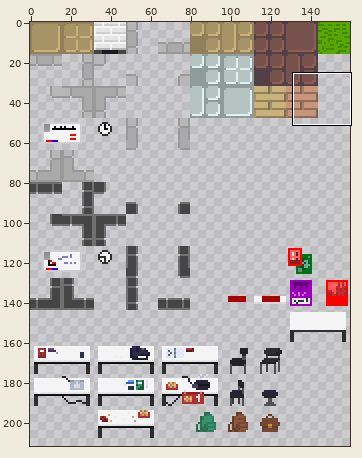
One commit to this sprite sheet: Art/Neu/Tile-sheet-Seminarraum.png. Above, an overview of the earlier version with the close-up marked.
Close-up. Earlier state:
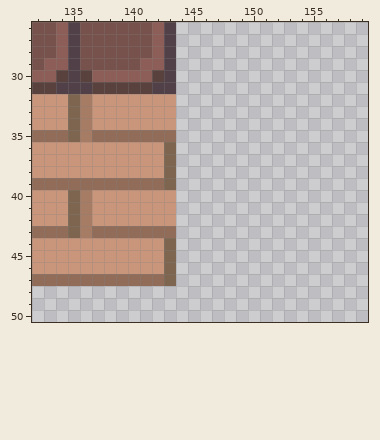
The file is 160x256 pixels. Colours within 5 levels of each other are drawn and written as one. Shown: x 132..159, y 26..50. The wide view leaves out empty margins.
New version:
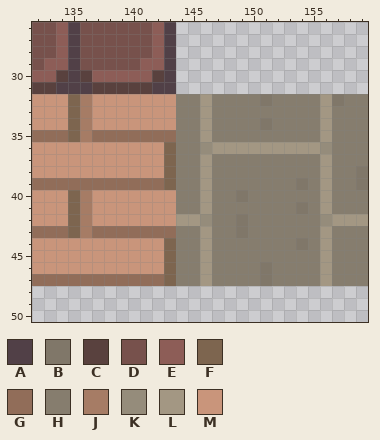
Palette (. is transparent): A #514047  B #807769  C #59413e  D #77514c  E #8d5d57  F #7d654f  G #916d59  H #867d6e  J #a67c65  K #958c7b  L #a39783  M #c9957b
The edit:
{"y":32,"x":144,"old":"................","new":"HHLHHHHBHHHHLBHH"}
{"y":33,"x":144,"old":"................","new":"HHLHHHHHHHHHLHHH"}
{"y":34,"x":144,"old":"................","new":"HHLHHHHBHHHHLHHH"}
{"y":35,"x":144,"old":"................","new":"HHLHHHHHHHHHLHHH"}
{"y":36,"x":144,"old":"................","new":"HHKLLLLLLLLLKHHH"}
{"y":37,"x":144,"old":"................","new":"HHLHHHHHHHHHLHHH"}
{"y":38,"x":144,"old":"................","new":"HHLHHHHHHHHHLHHB"}
{"y":39,"x":144,"old":"................","new":"HHLHHHHHHHBHLHHB"}
{"y":40,"x":144,"old":"................","new":"HHLHHBHHHHHHLHHH"}
{"y":41,"x":144,"old":"................","new":"HHLHHHHHHHBHLHHH"}
{"y":42,"x":144,"old":"................","new":"LLKHHBHHHHHHKLLL"}
{"y":43,"x":144,"old":"................","new":"HHLHHBHHHHHHLHHH"}
{"y":44,"x":144,"old":"................","new":"HHLHHHHHHHBHLHHH"}
{"y":45,"x":144,"old":"................","new":"HHLHHHHHHHHHLHHH"}
{"y":46,"x":144,"old":"................","new":"HHLHHHHBHHHHLHHH"}
{"y":47,"x":144,"old":"................","new":"HHLHHHHBHHHHLHHH"}
{"label":"added","picture_box":[176,94,368,286]}
